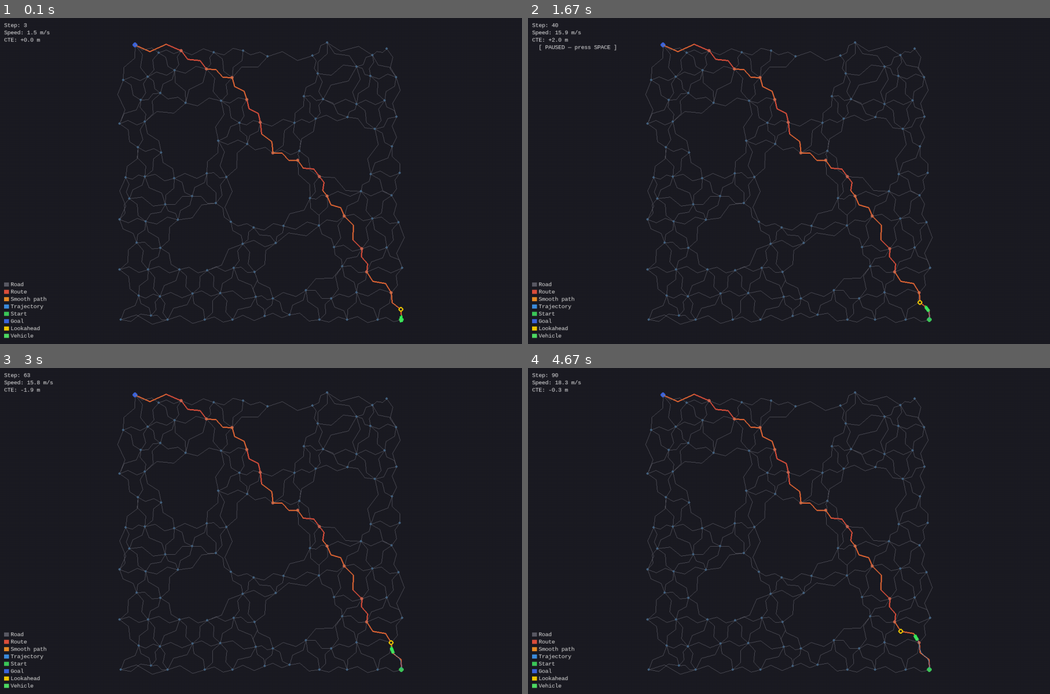
Above: before the commit, frames 1-4 (two rows, left to right).
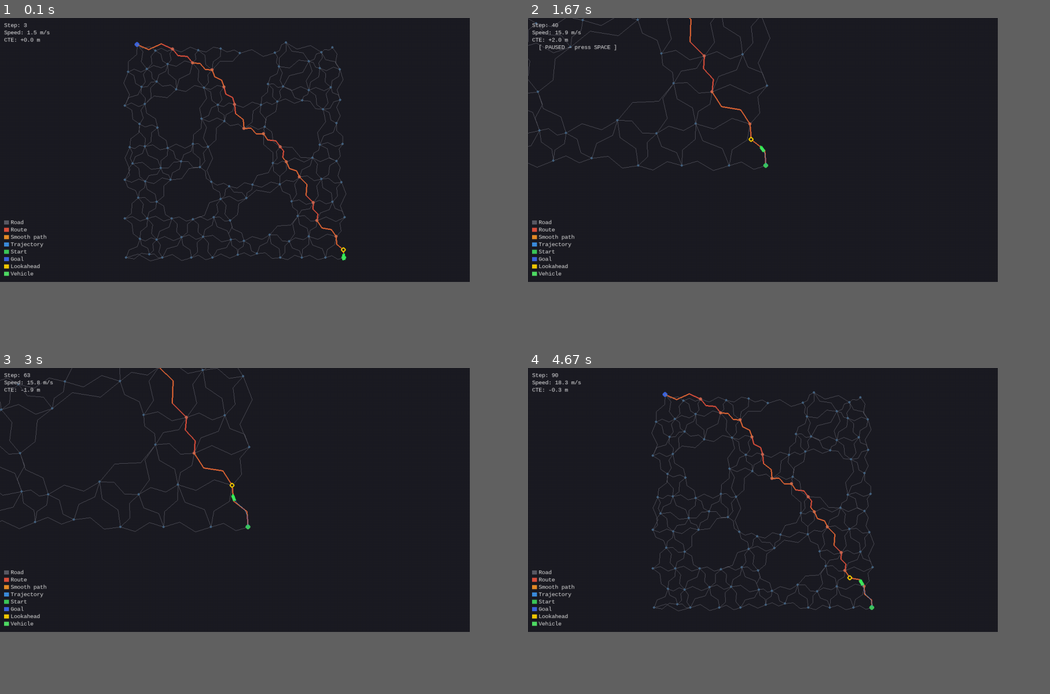
Above: after the commit, the same moments.

Repository: alexandrelheinen/arco
Game: pygame game, started from tools/simulator/main.py
Same seed, same stepped clock (60 frames per second), same inputs: the game is played once before the commit and once after it.
Inputs:
- Up to frame 1 (0.1 s): no input
- Up to frame 2 (1.67 s): tap one key every 0.33 s from 0.33 s: C - + Space
- Up to frame 3 (3 s): tap Space at 1.73, 2.03, 2.23, 2.57, 2.87 s
- Up to frame 4 (4.67 s): tap Space at 3.07, 3.37, 3.63, 3.97, 4.27, 4.4 s; tap - at 3.72 s; tap C at 4.48 s
The window is 900x562 before the commit and 810x455 after it. Grey fills any space a smaller window leaves; there, only what the larger window draws over its background counts as a difference.

The runs differ from the first frame. In frame 1, 5.3% of the frame differs, in the area x 0-78%, y 7-99%; in frame 2, 4.3%; in frame 3, 4.4%; in frame 4, 5.4%.

Commit message:
feat: update the pygame simulation

Diff:
--- a/tools/pygame_sim/main.py
+++ b/tools/simulator/main.py
@@ -9,6 +9,8 @@
 -----------------
 SPACE       Pause / resume simulation
 R           Restart from the beginning
+C           Toggle camera mode (full view / follow vehicle)
++ / -       Zoom in / out in follow camera mode
 Q / Escape  Quit
 
 What is displayed
@@ -32,12 +34,12 @@
 -----
 ::
 
-    cd tools/pygame_sim
+    cd tools/simulator
     pip install -r requirements.txt     # installs pygame
     python main.py
 
     # Or from the repo root (after installing arco):
-    python tools/pygame_sim/main.py
+    python tools/simulator/main.py
 
 Optional flags::
 
@@ -59,6 +61,7 @@
 sys.path.insert(0, os.path.join(_HERE, ".."))
 
 import pygame
+from graph.generator import generate_graph
 from renderer import (
     WorldTransform,
     draw_hud,
@@ -73,7 +76,6 @@
 from arco.guidance.pure_pursuit import PurePursuitController
 from arco.guidance.tracking import TrackingLoop
 from arco.guidance.vehicle import DubinsVehicle
-from graph.generator import generate_graph
 from arco.planning.discrete import RouteRouter
 from config import load_config
 
@@ -85,12 +87,11 @@
 _veh_cfg = load_config("vehicle")["dubins"]
 _graph_cfg = load_config("graph")
 
-SCREEN_W = 1280
-SCREEN_H = 800
+_DEFAULT_SCREEN_W = 1280
+_DEFAULT_SCREEN_H = 800
 TITLE = (
-    "ARCO — "
-    f"{_graph_cfg.get('type', 'ring').title()} Network — "
-    "A* Path Tracking (SPACE=pause, R=restart)"
+    f"{_graph_cfg.get('type', 'ring').title()}: "
+    "Path Tracking (SPACE=pause, R=restart)"
 )
 
 # Small metric offset applied to start/goal so the vehicle begins slightly
@@ -98,6 +99,15 @@
 _ENDPOINT_OFFSET_M = 4.0
 
 _ACTIVATION_RADIUS = 35.0
+
+_FOLLOW_ZOOM_DEFAULT = 2.0
+_FOLLOW_ZOOM_MIN = 0.4
+_FOLLOW_ZOOM_MAX = 8.0
+_FOLLOW_ZOOM_STEP = 0.2
+
+# 2nd-order linear camera center filter parameters.
+_CAMERA_DAMPING_RATIO = 1.0
+_CAMERA_NATURAL_FREQUENCY = 3.0
 
 
 # ---------------------------------------------------------------------------
@@ -158,6 +168,50 @@
     return path[-1]
 
 
+def _resolve_window_size() -> tuple[int, int]:
+    """Return window size from system display info, or fallback defaults."""
+    info = pygame.display.Info()
+    width = int(getattr(info, "current_w", 0) or 0)
+    height = int(getattr(info, "current_h", 0) or 0)
+    if width <= 0 or height <= 0:
+        logger.warning(
+            "Display size unavailable; using fallback %dx%d",
+            _DEFAULT_SCREEN_W,
+            _DEFAULT_SCREEN_H,
+        )
+        return (_DEFAULT_SCREEN_W, _DEFAULT_SCREEN_H)
+
+    # Keep a small margin from full-screen to avoid WM quirks.
+    width = max(640, int(width * 0.9))
+    height = max(480, int(height * 0.9))
+    return (width, height)
+
+
+class _FollowTransform:
+    """World-to-screen transform centred on a filtered camera position."""
+
+    def __init__(
+        self,
+        center_x: float,
+        center_y: float,
+        screen_size: tuple[int, int],
+        scale: float,
+    ) -> None:
+        self._center_x = center_x
+        self._center_y = center_y
+        self._screen_w, self._screen_h = screen_size
+        self._scale = scale
+
+    def __call__(self, wx: float, wy: float) -> tuple[int, int]:
+        sx = int(self._screen_w / 2 + (wx - self._center_x) * self._scale)
+        sy = int(self._screen_h / 2 - (wy - self._center_y) * self._scale)
+        return (sx, sy)
+
+    @property
+    def scale(self) -> float:
+        return self._scale
+
+
 def build_simulation(graph):
     """Build and return all simulation objects for one run.
 
@@ -234,7 +288,9 @@
         dt: Simulation timestep in seconds per frame.
     """
     pygame.init()
-    screen = pygame.display.set_mode((SCREEN_W, SCREEN_H))
+    screen_w, screen_h = _resolve_window_size()
+    logger.info("Window size: %dx%d", screen_w, screen_h)
+    screen = pygame.display.set_mode((screen_w, screen_h))
     pygame.display.set_caption(TITLE)
     clock = pygame.time.Clock()
     font = pygame.font.SysFont("monospace", 14)
@@ -256,10 +312,52 @@
         (float(graph.position(n)[0]), float(graph.position(n)[1]))
         for n in graph.nodes
     ]
-    transform = WorldTransform(node_positions, (SCREEN_W, SCREEN_H), margin=60)
+    full_transform = WorldTransform(
+        node_positions, (screen_w, screen_h), margin=60
+    )
+
+    camera_follow = False
+    follow_zoom = _FOLLOW_ZOOM_DEFAULT
+    cam_x = 0.0
+    cam_y = 0.0
+    cam_vx = 0.0
+    cam_vy = 0.0
+
+    def _reset_camera_to_vehicle(sim_state) -> None:
+        nonlocal cam_x, cam_y, cam_vx, cam_vy
+        veh = sim_state["vehicle"]
+        cam_x = float(veh.x)
+        cam_y = float(veh.y)
+        cam_vx = 0.0
+        cam_vy = 0.0
+
+    def _update_camera(sim_state, step_dt: float) -> None:
+        nonlocal cam_x, cam_y, cam_vx, cam_vy
+        veh = sim_state["vehicle"]
+        target_x = float(veh.x)
+        target_y = float(veh.y)
+        wn = _CAMERA_NATURAL_FREQUENCY
+        zeta = _CAMERA_DAMPING_RATIO
+        ax = (wn * wn) * (target_x - cam_x) - 2.0 * zeta * wn * cam_vx
+        ay = (wn * wn) * (target_y - cam_y) - 2.0 * zeta * wn * cam_vy
+        cam_vx += ax * step_dt
+        cam_vy += ay * step_dt
+        cam_x += cam_vx * step_dt
+        cam_y += cam_vy * step_dt
+
+    def _current_transform():
+        if not camera_follow:
+            return full_transform
+        return _FollowTransform(
+            center_x=cam_x,
+            center_y=cam_y,
+            screen_size=(screen_w, screen_h),
+            scale=full_transform.scale * follow_zoom,
+        )
 
     def restart():
         sim = build_simulation(graph)
+        _reset_camera_to_vehicle(sim)
         return sim, [], False, False, 0
 
     sim, trajectory, finished, paused, step = restart()
@@ -280,6 +378,30 @@
                     paused = not paused
                 elif event.key == pygame.K_r:
                     sim, trajectory, finished, paused, step = restart()
+                elif event.key == pygame.K_c:
+                    camera_follow = not camera_follow
+                    logger.info(
+                        "Camera mode: %s",
+                        "follow" if camera_follow else "full",
+                    )
+                    if camera_follow:
+                        _reset_camera_to_vehicle(sim)
+                elif event.key in (
+                    pygame.K_PLUS,
+                    pygame.K_EQUALS,
+                    pygame.K_KP_PLUS,
+                ):
+                    follow_zoom = min(
+                        _FOLLOW_ZOOM_MAX,
+                        follow_zoom + _FOLLOW_ZOOM_STEP,
+                    )
+                    logger.info("Follow camera zoom: %.2fx", follow_zoom)
+                elif event.key in (pygame.K_MINUS, pygame.K_KP_MINUS):
+                    follow_zoom = max(
+                        _FOLLOW_ZOOM_MIN,
+                        follow_zoom - _FOLLOW_ZOOM_STEP,
+                    )
+                    logger.info("Follow camera zoom: %.2fx", follow_zoom)
 
         # ----------------------------------------------------------------
         # Simulation step
@@ -294,10 +416,15 @@
                 finished = True
                 logger.info("Goal reached in %d steps.", step)
 
+        if camera_follow:
+            _update_camera(sim, dt)
+
         # ----------------------------------------------------------------
         # Rendering
         # ----------------------------------------------------------------
         screen.fill((28, 28, 35))
+
+        transform = _current_transform()
 
         draw_road_network(screen, graph, transform, sim["route"])
         draw_smooth_path(screen, sim["smooth_path"], transform)
Not shown, changed: tools/simulator/README.md
Renamed: tools/pygame_sim/__init__.py -> tools/simulator/__init__.py
Renamed: tools/pygame_sim/renderer.py -> tools/simulator/renderer.py
Renamed: tools/pygame_sim/requirements.txt -> tools/simulator/requirements.txt
